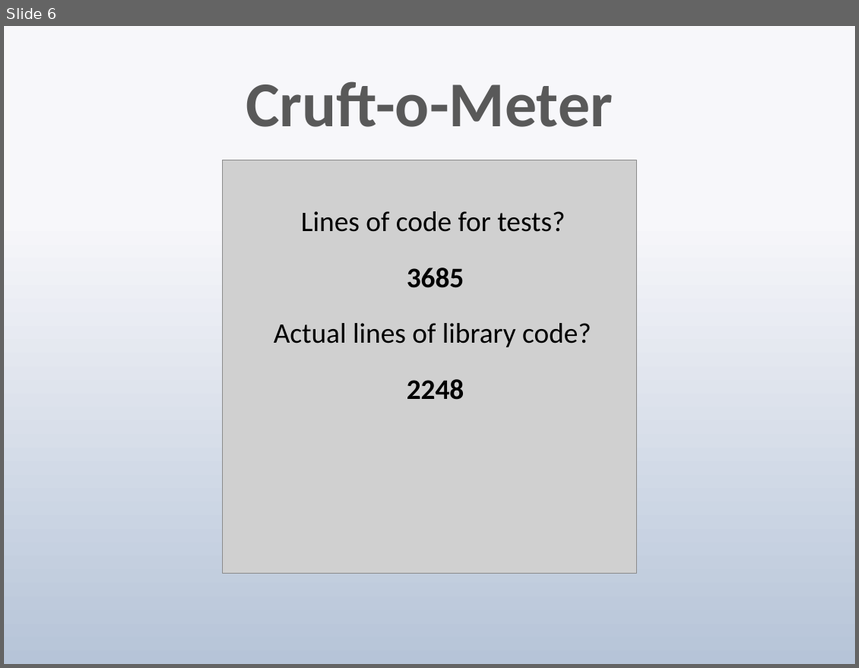
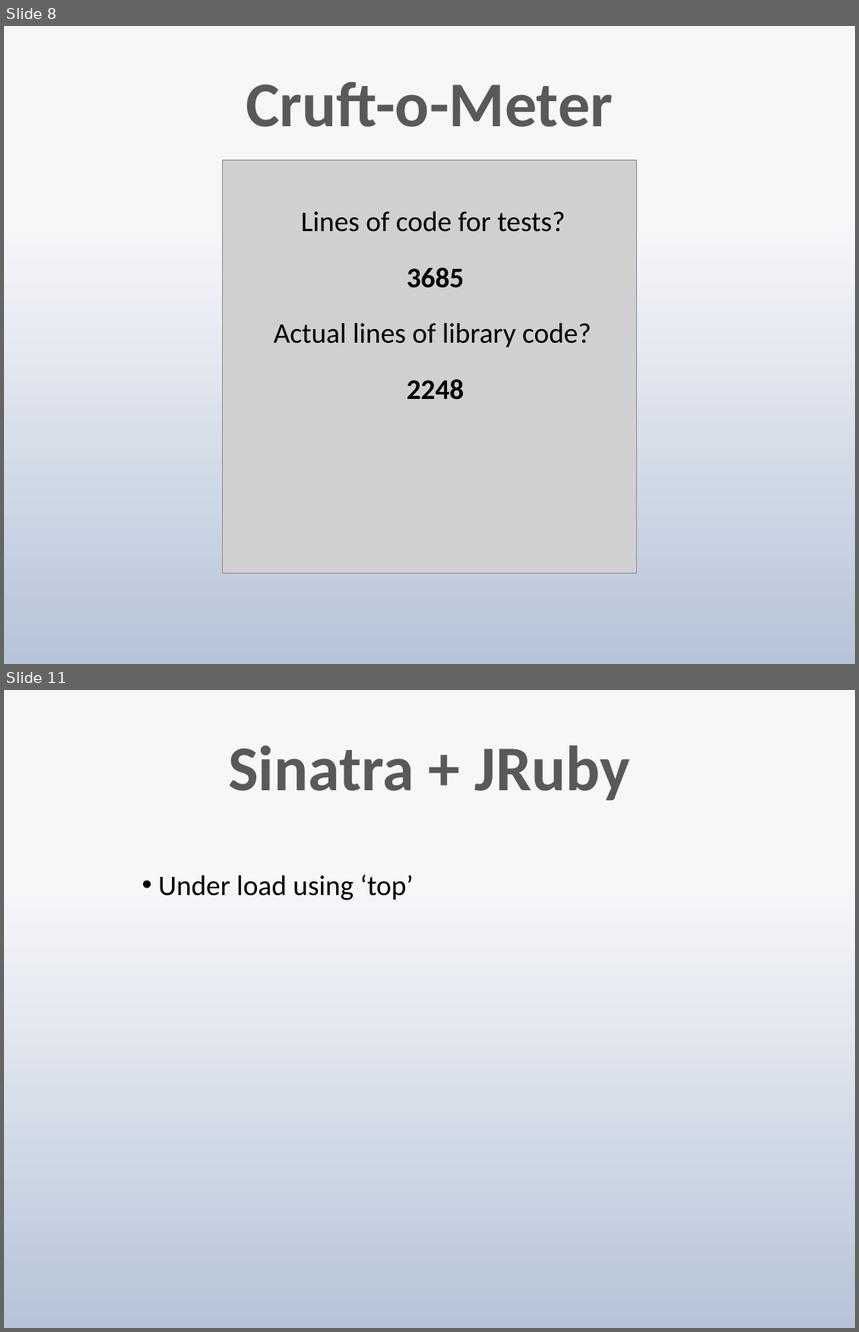
Before and after one commit to techwhizbang/sinatra_slideshow, a slide deck: sinatra.pptx. Shown one above the other, each under a label of ours: slide 6 before the commit, slides 8 and 11 after it; the slides between them are not shown. The pictures are 859x668 and 859x1332 pixels, drawn with LibreOffice and Linux fonts; fonts in the diff are those of the drawing; grey boxes stand for pictures. Boxes give left, top, right and bottom in pixels: in the first picture for what was removed or moved away, otherwise in the second. Text is boxed around its words. In the diff, an @@ line names an element or a change of style, - is before the commit and + after.

```diff
--- a/sinatra.pptx
+++ b/sinatra.pptx
@@ slide 11 added at [4,690,855,1328], background gradient #F7F9FB to #B7C6D9 @@
@@ title added at [228,745,630,800], 54 pt, text gradient #595959 to #262626, bold @@
+Sinatra + JRuby
@@ text added at [158,875,414,901], 24 pt, text #000000 @@
+• Under load using ‘top’
@@ what was slide 6 is now slide 8 @@
```
Also in this commit, not shown: 1 slide changed, 6 other slides added, 2 other files.
